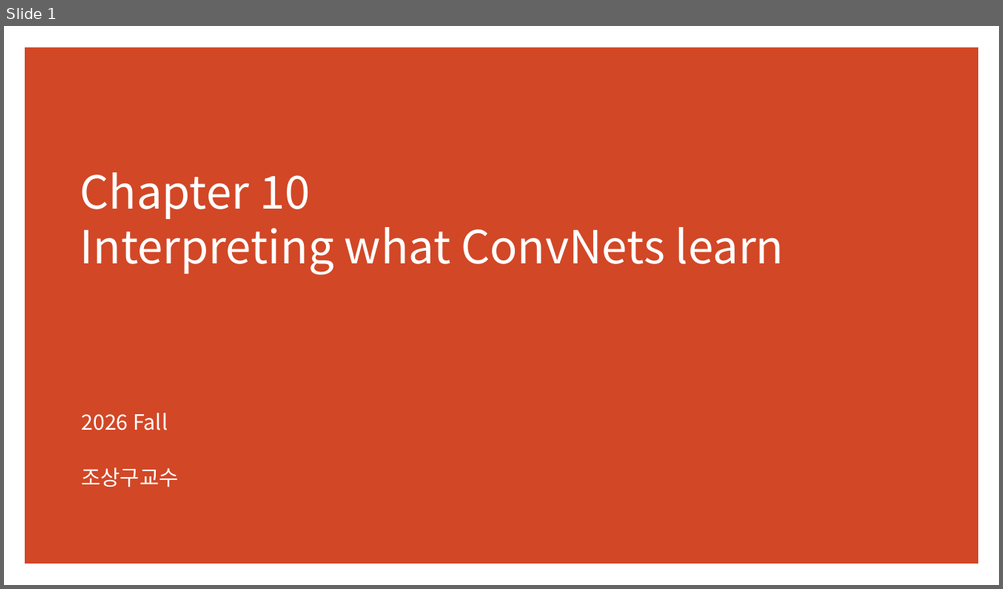
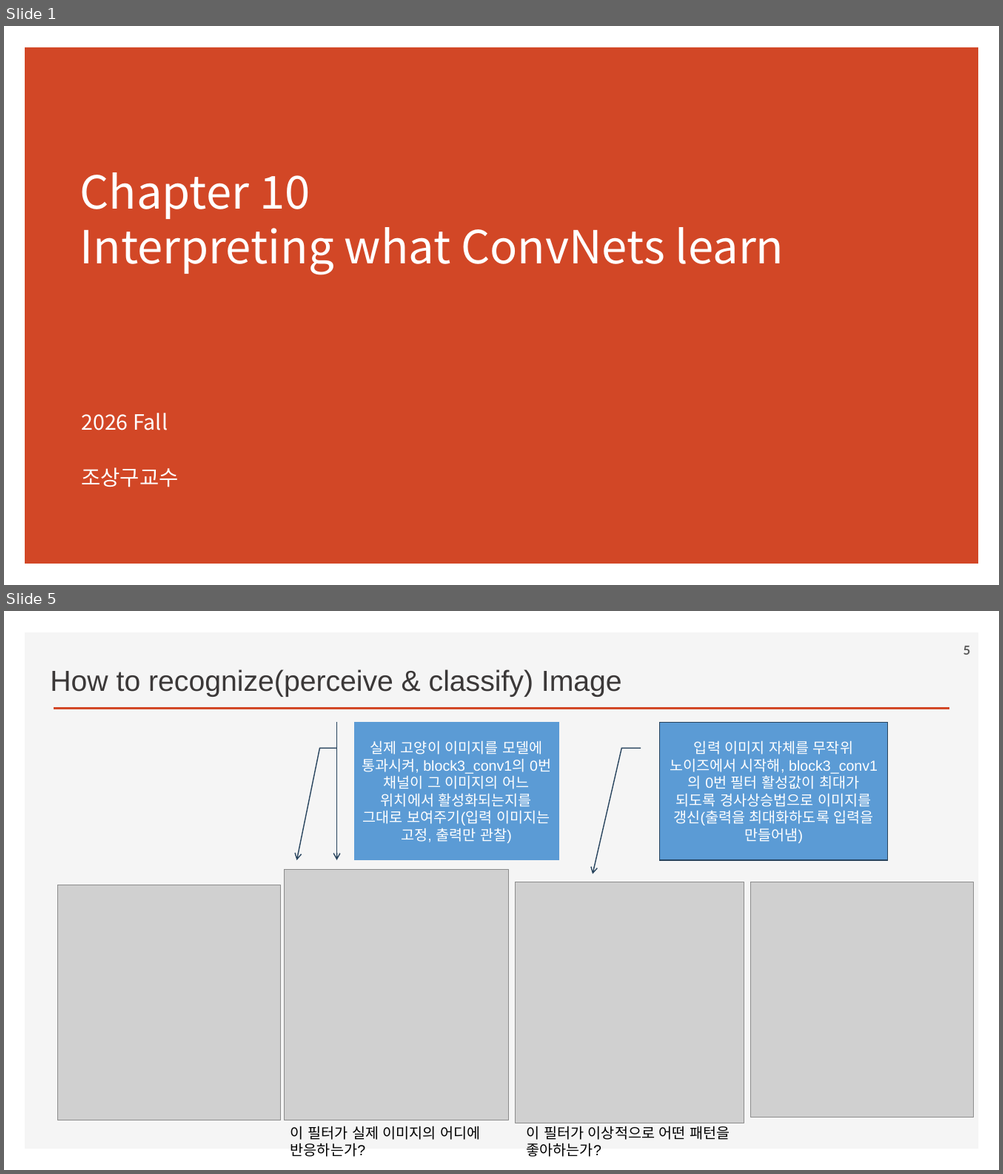
Before and after one commit to ancestor9/2026_Fall_Deep-Learning-with-Python, a slide deck: Chapter 10 Interpreting what ConvNets learn.pptx. Shown one above the other, each under a label of ours: slide 1 before the commit, slides 1 and 5 after it; the slides between them are not shown. The pictures are 1003x589 and 1003x1174 pixels, drawn with LibreOffice and Linux fonts; fonts in the diff are those of the drawing; grey boxes stand for pictures; background and template pictures are left out. Boxes give left, top, right and bottom in pixels: in the first picture for what was removed or moved away, otherwise in the second. Text is boxed around its words. In the diff, an @@ line names an element or a change of style, - is before the commit and + after.

```diff
--- a/Chapter 10 Interpreting what ConvNets learn.pptx
+++ b/Chapter 10 Interpreting what ConvNets learn.pptx
@@ slide 5 added at (4, 611, 999, 1170), background #FFFFFF @@
@@ rectangle added at (25, 632, 979, 1150), fill #F5F5F5 @@
@@ page number added at (963, 646, 970, 655), 12 pt, text #595959, bold @@
+5
@@ text added at (50, 669, 622, 697), 28 pt, text #3B3838 @@
+How to recognize(perceive & classify) Image
@@ line added from (54, 709) to (949, 709), #D24726 2 pt @@
@@ accent callout added at (354, 722, 559, 860), fill #5B9BD5, outline #28445D 1 pt, 14 pt, text #FFFFFF @@
+실제 고양이 이미지를 모델에 통과시켜, block3_conv1의 0번 채널이 그 이미지의 어느 위치에서 활성화되는지를 그대로 보여주기(입력 이미지는 고정, 출력만 관찰)
@@ border callout added at (660, 722, 888, 860), fill #5B9BD5, outline #28445D 1 pt, 14 pt, text #FFFFFF @@
+입력 이미지 자체를 무작위 노이즈에서 시작해, block3_conv1의 0번 필터 활성값이 최대가 되도록 경사상승법으로 이미지를 갱신(출력을 최대화하도록 입력을 만들어냄)
@@ picture added at (284, 870, 509, 1121) @@
@@ picture added at (58, 886, 281, 1121) @@
@@ picture added at (515, 882, 743, 1124) @@
@@ picture added at (751, 882, 974, 1117) @@
@@ text added at (290, 1126, 480, 1157), 14 pt, text #000000 @@
+이 필터가 실제 이미지의 어디에 반응하는가?
@@ text added at (526, 1123, 729, 1157), 14 pt, text #000000 @@
+이 필터가 이상적으로 어떤 패턴을 좋아하는가?
```
Also in this commit, not shown: 7 slides changed, 5 other slides added.
